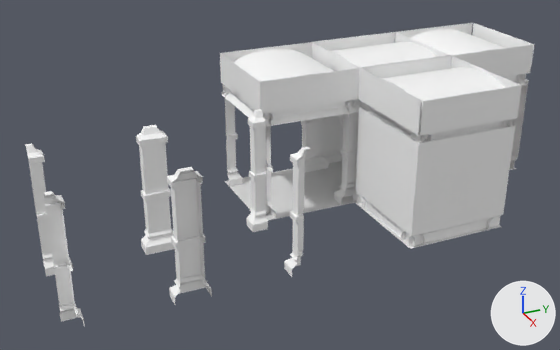
The Blender file Modular_Dungeon.blend as it was, and as the next commit left it.
Rendered twice from a 50 mm camera at (21.87, -7.98, 13.74) aimed at (-2.06, 2.79, 1.77). Lighting does not change. The marker at lower right points along +X, +Y and +Z.

The first picture shows 'Cross', 'Pillar.001', 'Pillar.005', 'Pillar.006', 'Roof_Curved4', 'Roof_Curved4.003', 'Roof_Curved4.005', 'TopTrim.001', 'TopTrim.005', 'Wall', 'Wall.001', 'Wall.004'.
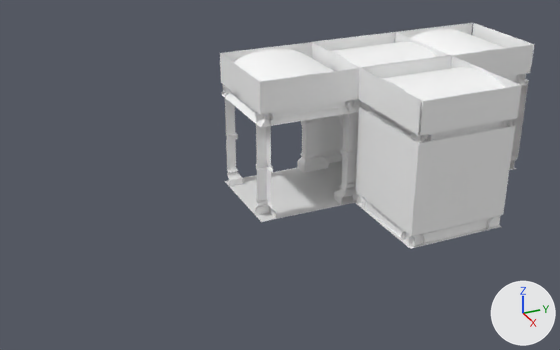
Boxes [x1, y1, x2, y2] around the edits, measured in the pictures (560 x 350 px):
'Pillar.006', deleted
    before: [25, 126, 189, 326]
'Pillar.005', deleted
    before: [150, 109, 310, 296]

Edits to the bpy script that builds the scene:
```text
Remove ob_pillar_005:
    ob_pillar_005 = bpy.data.objects.new('Pillar.005', me_plane_002)
    ob_pillar_005.parent = ob_cross
    ob_pillar_005.matrix_parent_inverse = Matrix(((1.0, 0.0, 0.0, 8.0), (0.0, 1.0, 0.0, 0.0), (0.0, 0.0, 1.0, 0.0), (0.0, 0.0, 0.0, 1.0)))
    ob_pillar_005.location = (-4.0, 4.0, 0.0)
    _m = ob_pillar_005.modifiers.new('Mirror', 'MIRROR')
    _m.use_axis = (True, True, False)
Remove ob_pillar_006:
    ob_pillar_006 = bpy.data.objects.new('Pillar.006', me_plane_002)
    ob_pillar_006.parent = ob_cross
    ob_pillar_006.matrix_parent_inverse = Matrix(((1.0, 0.0, 0.0, 8.0), (0.0, 1.0, 0.0, 0.0), (0.0, 0.0, 1.0, 0.0), (0.0, 0.0, 0.0, 1.0)))
    ob_pillar_006.location = (0.0, 4.0, 0.0)
    ob_pillar_006.rotation_euler = (0.0, 0.0, 3.142)  # degrees (0, 0, 180)
    _m = ob_pillar_006.modifiers.new('Mirror', 'MIRROR')
    _m.use_axis = (True, True, False)
```
